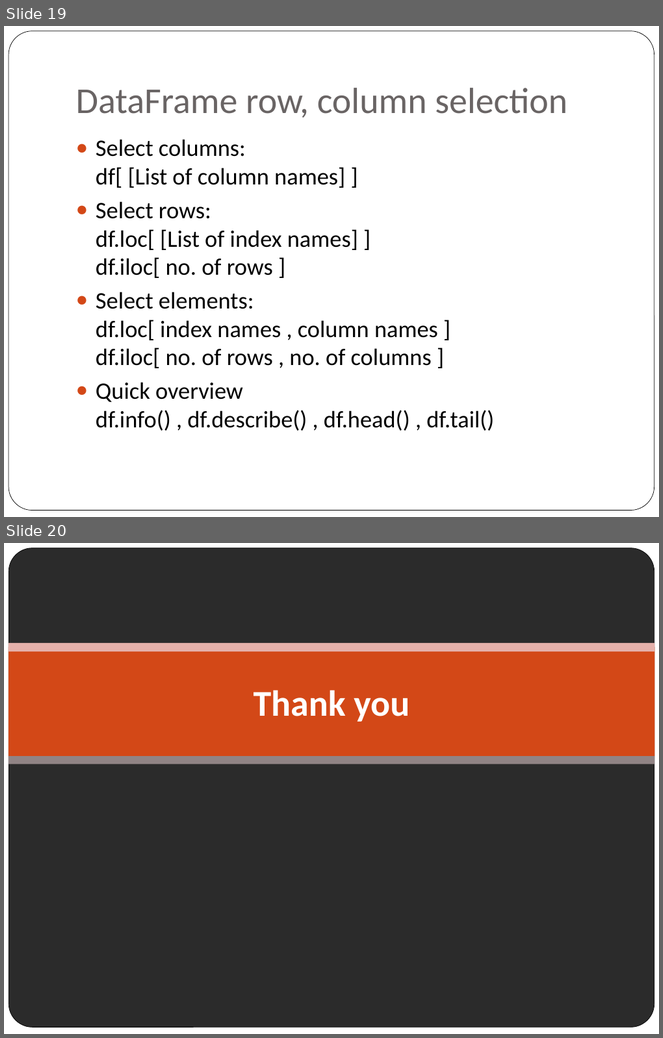
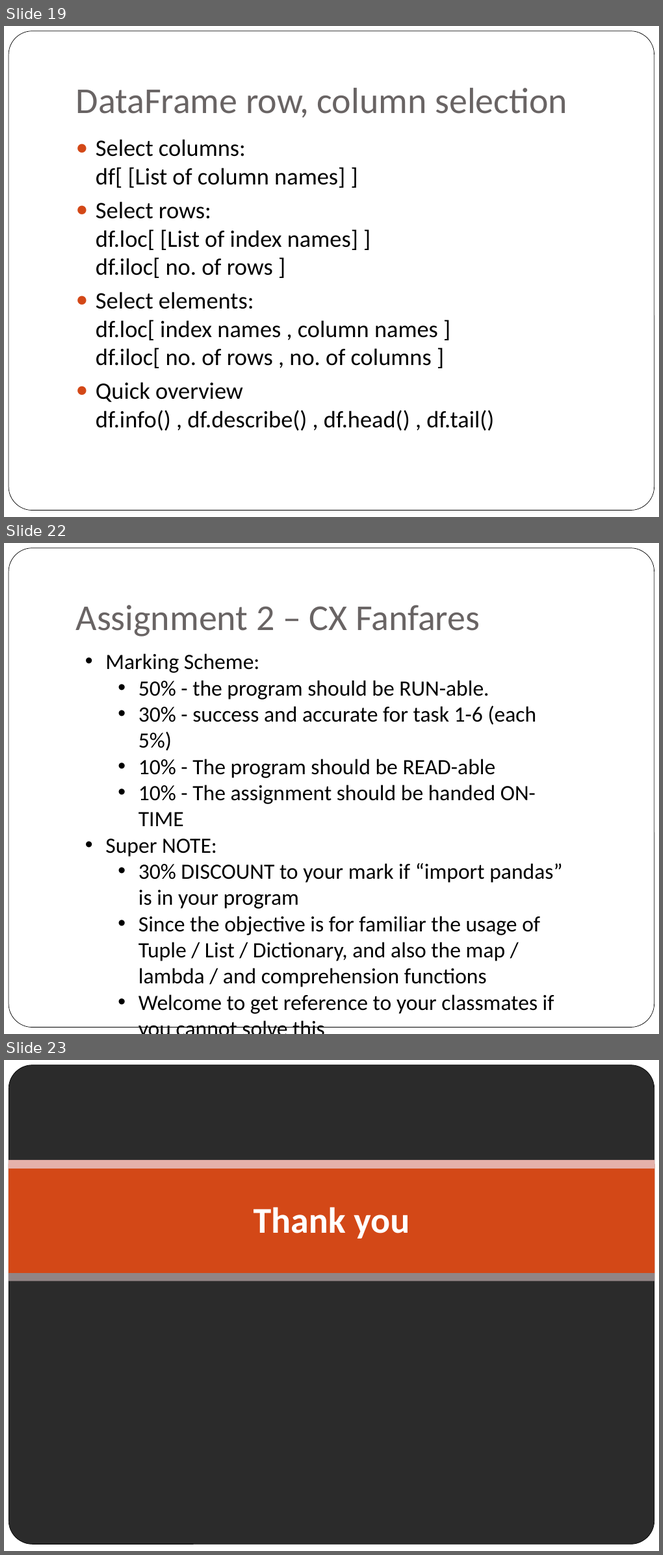
Before and after one commit to kyalan/CUHK-PyTutorial-2019, a slide deck: Week2/PyTutorial_Week2.pptx. Shown one above the other, each under a label of ours: slides 19 and 20 before the commit, slides 19, 22 and 23 after it; the slides between them are not shown. The pictures are 663x1038 and 663x1555 pixels, drawn with LibreOffice and Linux fonts; fonts in the diff are those of the drawing; background and template pictures are left out; a plain dark background stands for a picture behind light text. Boxes give left, top, right and bottom in pixels: in the first picture for what was removed or moved away, otherwise in the second. Text is boxed around its words. In the diff, an @@ line names an element or a change of style, - is before the commit and + after.

```diff
--- a/Week2/PyTutorial_Week2.pptx
+++ b/Week2/PyTutorial_Week2.pptx
@@ slide 22 added at [4, 543, 659, 1034], background #FFFFFF; not listed: 1 template element that a slide beside it also shows @@
@@ title added at [76, 605, 480, 637], 40 pt, text #696464 @@
+Assignment 2 – CX Fanfares
@@ text added at [105, 653, 562, 1014], 24 pt, text #000000 @@
+• Marking Scheme:
+  • 50% - the program should be RUN-able.
+  • 30% - success and accurate for task 1-6 (each 5%)
+  • 10% - The program should be READ-able
+  • 10% - The assignment should be handed ON-TIME
+• Super NOTE:
+  • 30% DISCOUNT to your mark if “import pandas” is in your program
+  • Since the objective is for familiar the usage of Tuple / List / Dictionary, and also the map / lambda / and comprehension functions
+  • Welcome to get reference to your classmates if you cannot solve this
@@ what was slide 20 is now slide 23 @@
```
Also in this commit, not shown: 2 other slides added, 3 other files.
